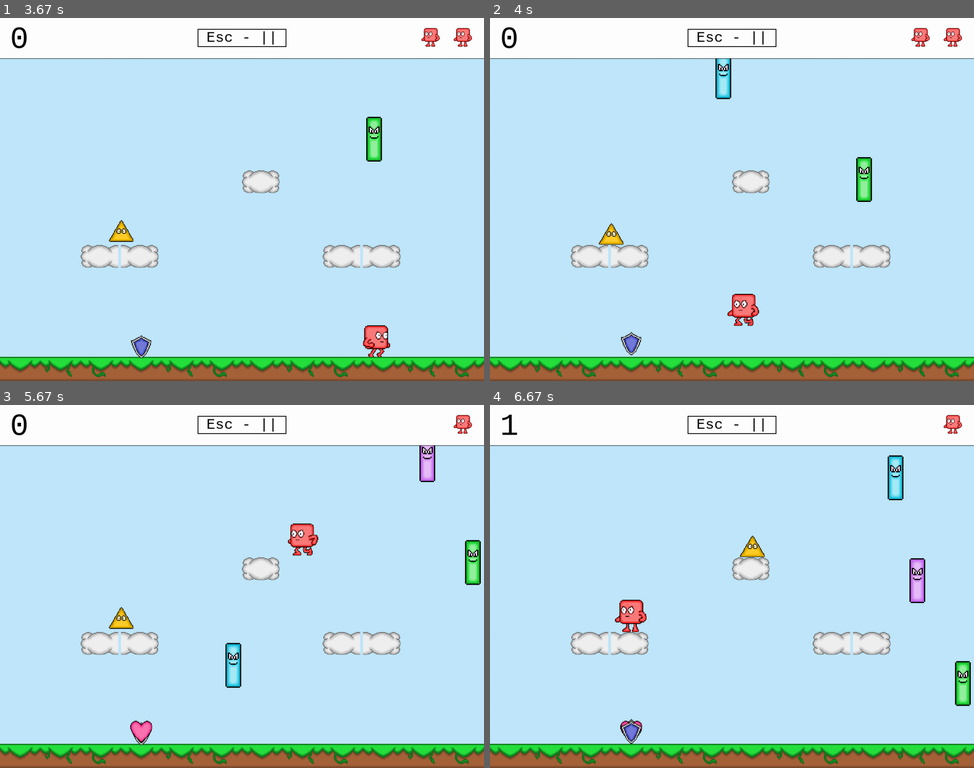
Above: before the commit, frames 1-4 (two rows, left to right).
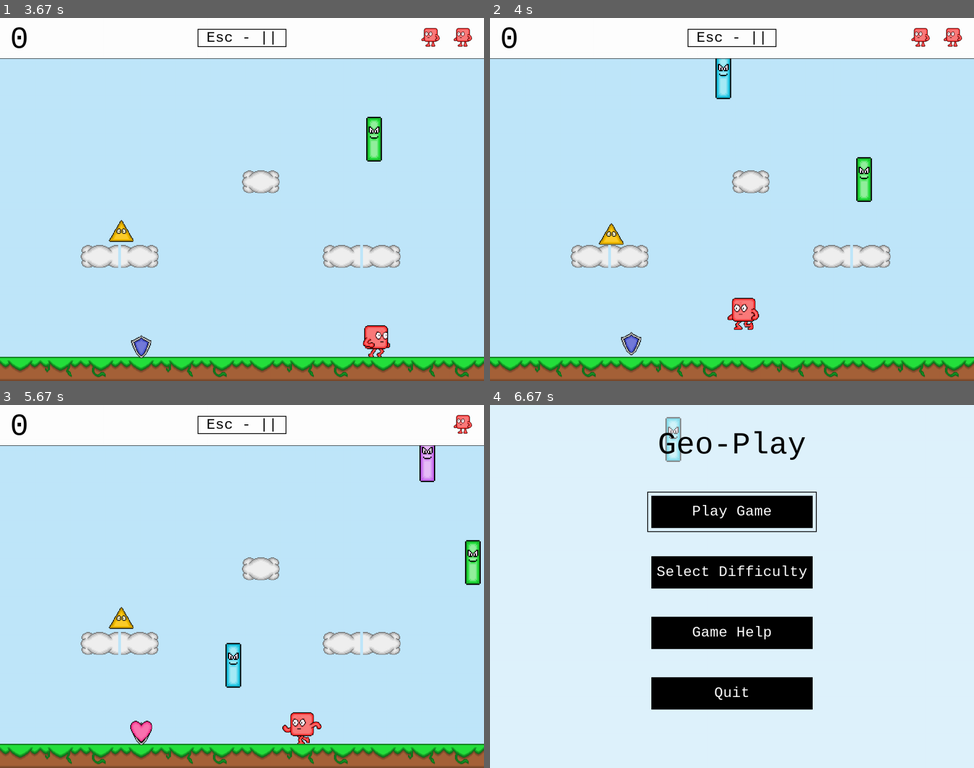
Above: after the commit, the same moments.

Repository: stevenacalhoun/geoplay
Game: pygame game, started from geometricPlay.py
The game is run twice, just before and just after one commit, with the same random seed, the same clock (stepped at 60 frames per second) and the same inputs.
Inputs:
- Up to frame 1 (3.67 s): hold Right 0.33-0.8 s; tap Enter at 0.83, 1.17 s; hold Right 1.5-1.97 s; tap Space at 1.57, 1.87, 2.07, 2.37, 2.63, 2.93, 3.07, 3.37 s; hold Left 2-2.53 s; hold Left 2.57-2.97 s; hold Right 3-3.63 s
- Up to frame 2 (4 s): hold Left from 3.67 s (still down); tap Space at 3.73 s
- Up to frame 3 (5.67 s): tap Space at 4.03, 4.23, 4.53, 4.73, 5.03, 5.23, 5.53 s; release Left at 4.13 s; hold Right 4.17-4.63 s; hold Right 4.67-5.13 s; hold Left from 5.17 s (still down)
- Up to frame 4 (6.67 s): release Left at 5.7 s; hold Left 5.73-6.13 s; tap Space at 5.8, 6.1 s; tap Enter at 6.57 s

Frame 1 is identical in both runs. In frame 2, 0.4% of the frame differs, in the area x 49-56%, y 76-86%; in frame 3, 0.8%; in frame 4, 99%, in the area x 0-100%, y 0-100%.

Commit message:
Fixed collision with the new cloud platforms

Diff:
--- a/lib/sprites.py
+++ b/lib/sprites.py
@@ -411,6 +411,7 @@
     # Position the platform by the passed in value
     self.rect = self.image.get_rect()
     self.rect.topleft = position
+    self.width, self.height = self.rect.size
 
   def update(self):
     # Platforms are currently stationary
